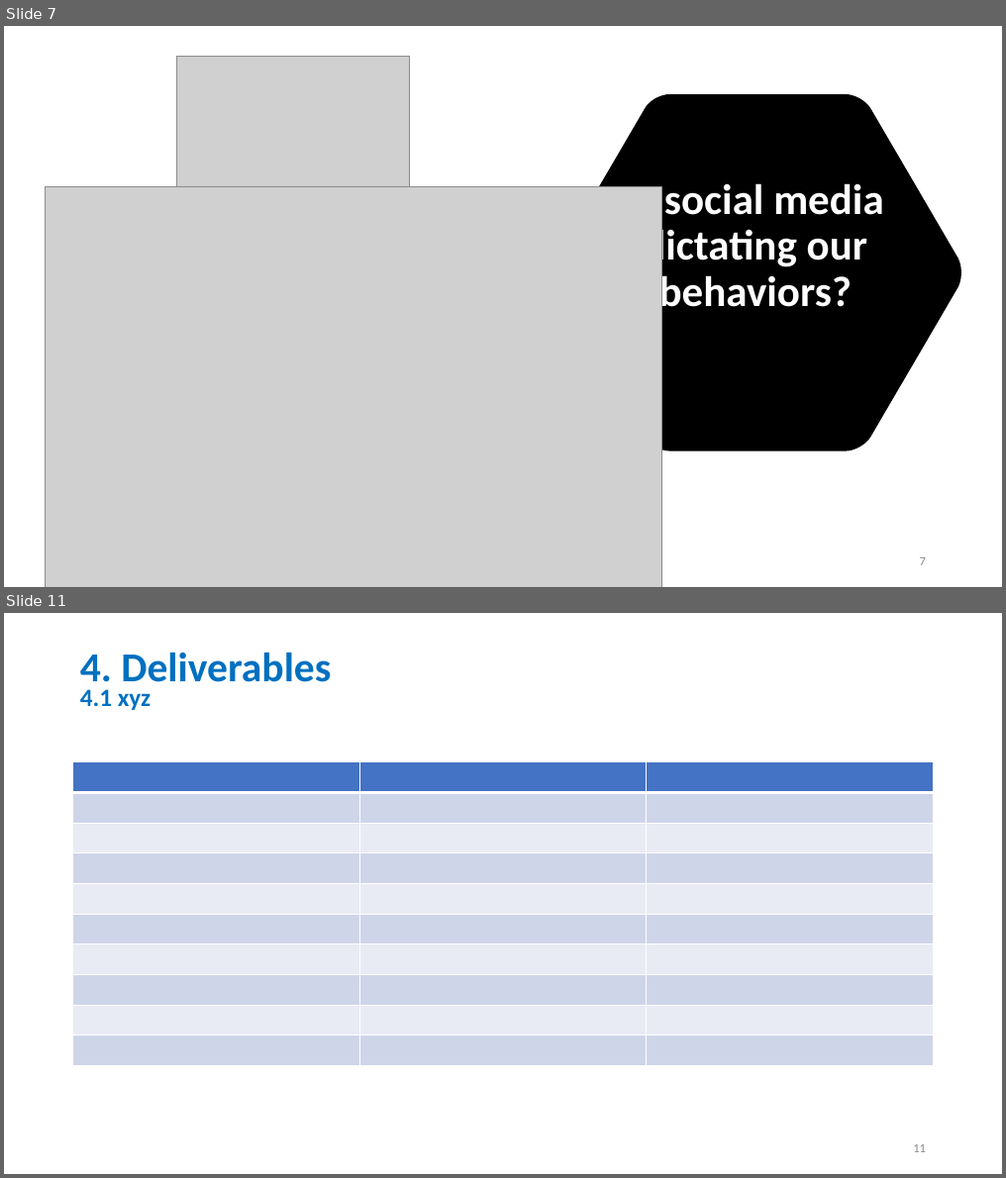
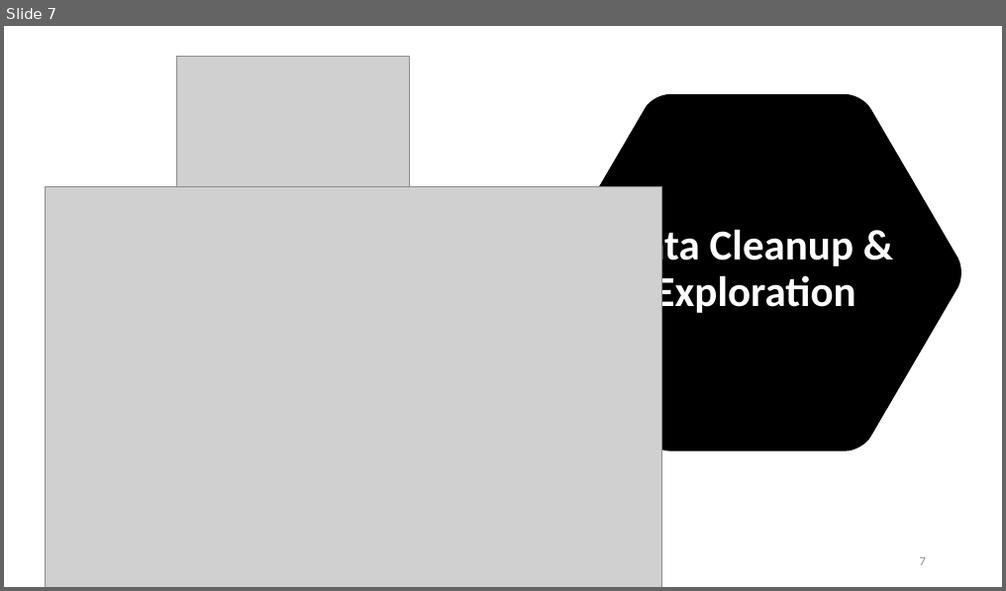
Before and after one commit to stephen823/Group_Project_1-How-Does-Social-Media-Impact-Our-Live, a slide deck: 002 - Deliverables/Social_Media_v0.01.pptx. Shown one above the other, each under a label of ours: slides 7 and 11 before the commit, slide 7 after it; the slides between them are not shown. The pictures are 1006x1178 and 1006x591 pixels, drawn with LibreOffice and Linux fonts; fonts in the diff are those of the drawing; grey boxes stand for pictures. Boxes give left, top, right and bottom in pixels: in the first picture for what was removed or moved away, otherwise in the second. Text is boxed around its words. In the diff, an @@ line names an element or a change of style, - is before the commit and + after.

```diff
--- a/002 - Deliverables/Social_Media_v0.01.pptx
+++ b/002 - Deliverables/Social_Media_v0.01.pptx
@@ slide 11 removed at (4,613,1002,1174), background #FFFFFF @@
@@ title removed at (80,652,331,692) @@
-4. Deliverables
@@ text removed at (80,689,151,710) @@
-4.1 xyz
@@ table removed at (73,762,933,1066), 10 rows, 3 columns @@
- |  | 
- |  | 
- |  | 
- |  | 
- |  | 
- |  | 
- |  | 
- |  | 
- |  | 
- |  | 
@@ page number removed at (913,1145,926,1153) @@
-11
@@ slide 7 changed as well @@
@@ title at (617,225,856,317): text changed @@
-Is social media dictating our behaviors?
+Data Cleanup & Exploration
```
Also in this commit, not shown: 4 other slides changed, 14 slides added, 13 other slides removed, 3 other files.
